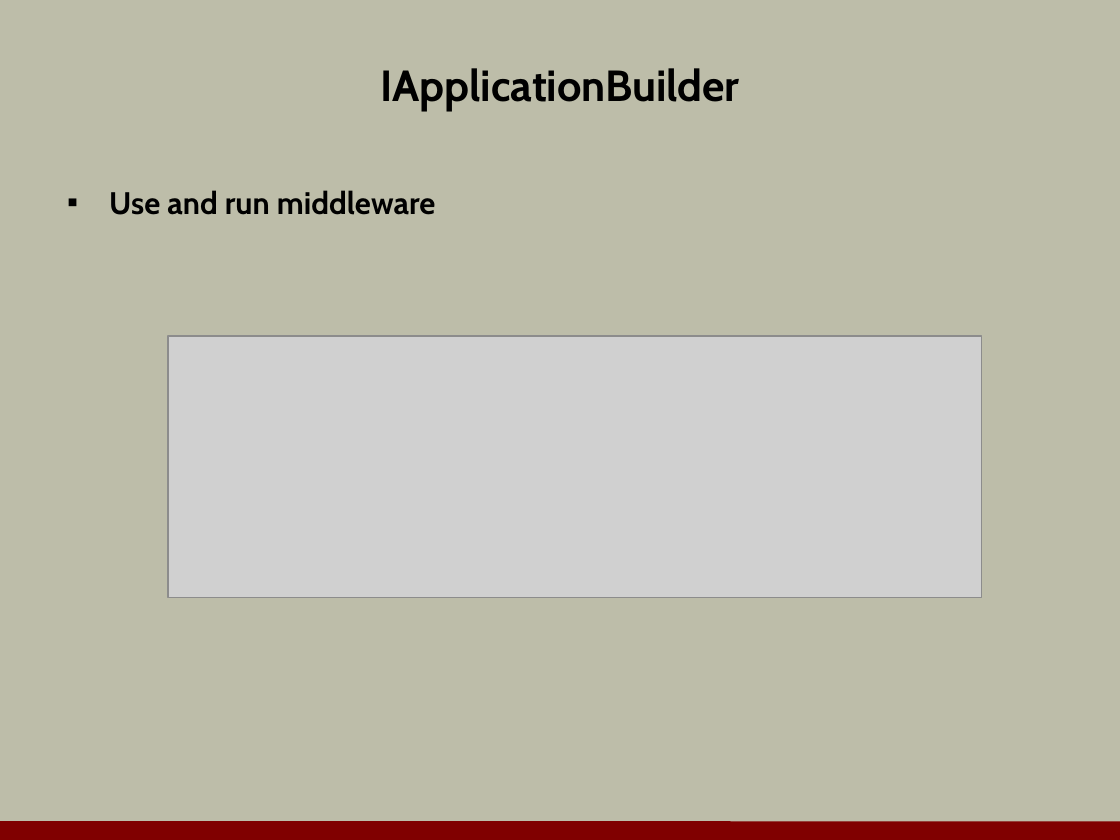
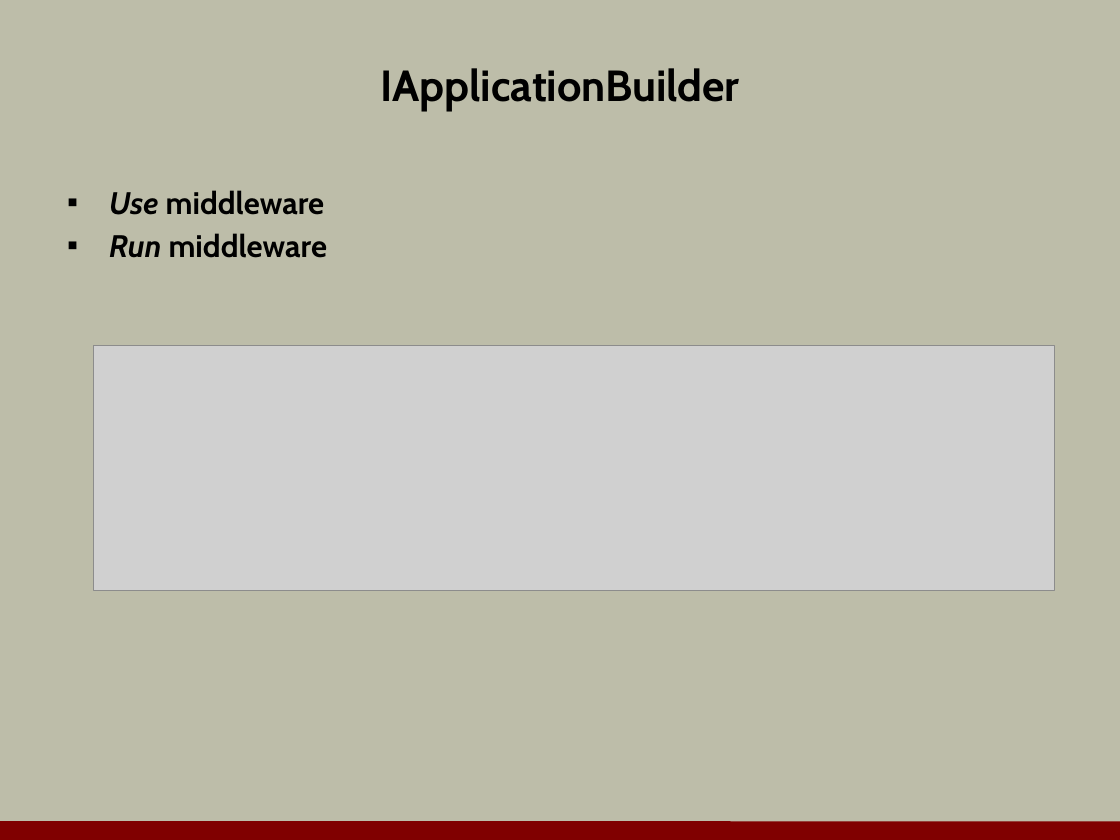
Before and after one commit to OdeToCode/classes, a slide deck: slide 12 of aspnet5/slides/a1_middleware.pptx (slide 10 before the commit). Drawn at 1120x840 pixels with LibreOffice and Linux fonts; fonts in the diff are those of the drawing; grey boxes stand for pictures; background and template pictures are left out. Boxes give left, top, right and bottom in pixels: in the first picture for what was removed or moved away, otherwise in the second. Text is boxed around its words. In the diff, an @@ line names an element or a change of style, - is before the commit and + after.

Commit message:
middleware slides

```diff
--- a/aspnet5/slides/a1_middleware.pptx
+++ b/aspnet5/slides/a1_middleware.pptx
@@ text at (109,190,328,258): text changed @@
-▪ Use and run middleware
+▪ Use middleware
+▪ Run middleware
@@ picture: place and size @@
-picture at (168,336,981,597)
+picture at (93,345,1054,590)
```
Also in this commit, not shown: 6 other slides changed, 23 slides added, 11 slides removed.
